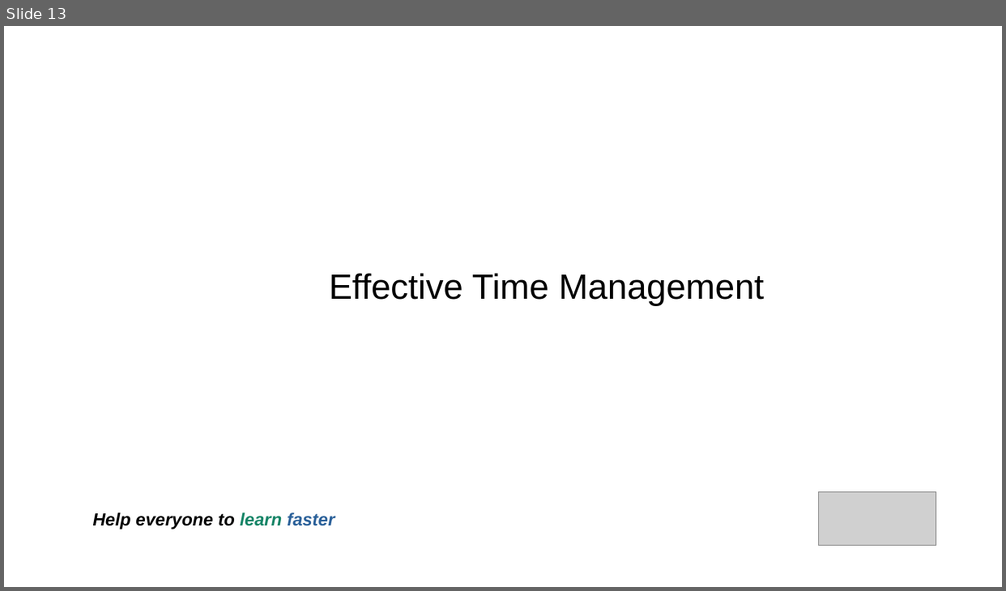
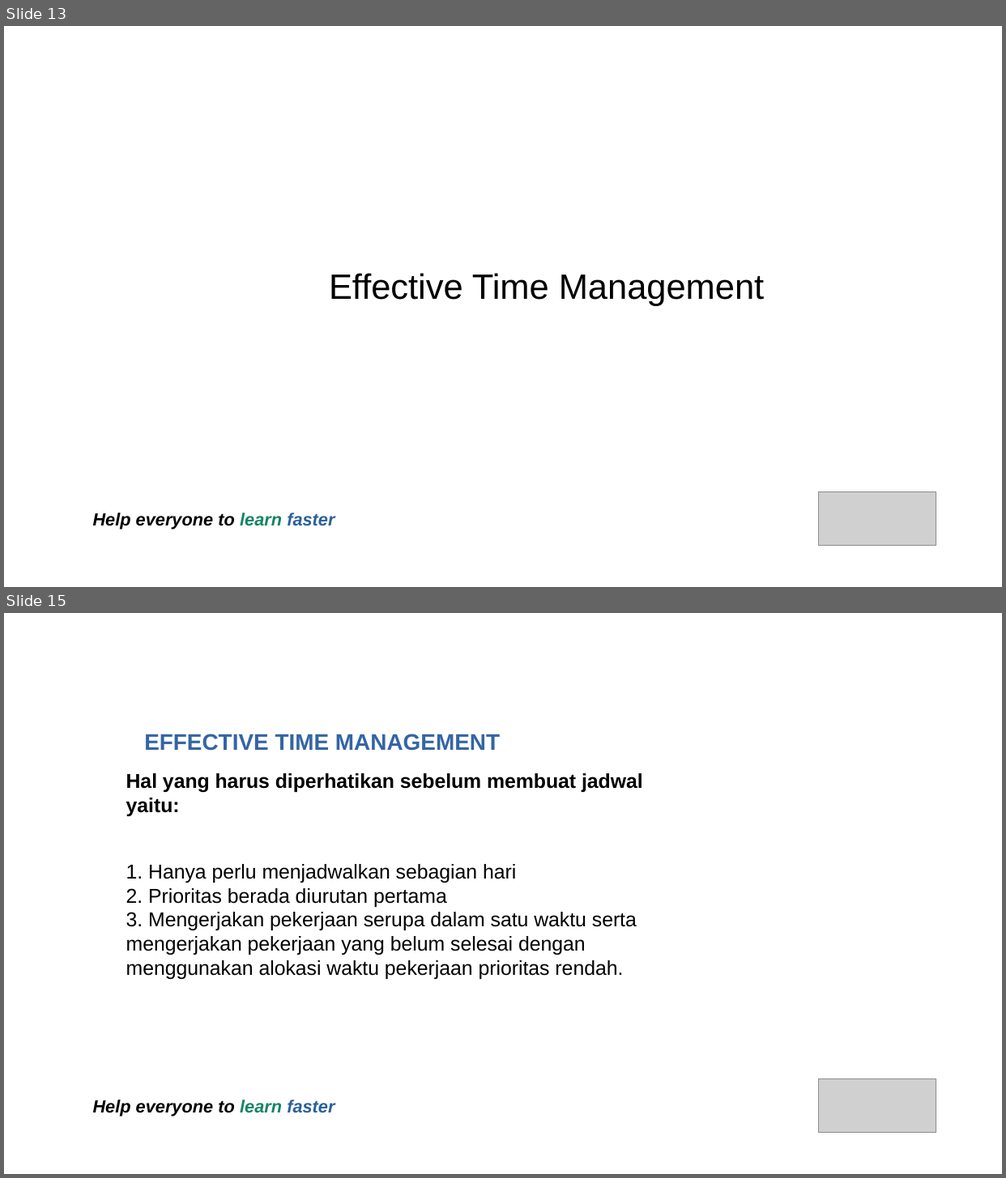
Before and after one commit to jejaksaid/course-flc, a slide deck: time-and-stress-management/sllide.odp. Shown one above the other, each under a label of ours: slide 13 before the commit, slides 13 and 15 after it; the slides between them are not shown. The pictures are 1006x591 and 1006x1178 pixels, drawn with LibreOffice and Linux fonts; fonts in the diff are those of the drawing; grey boxes stand for pictures; background and template pictures are left out. Boxes give left, top, right and bottom in pixels: in the first picture for what was removed or moved away, otherwise in the second. Text is boxed around its words. In the diff, an @@ line names an element or a change of style, - is before the commit and + after.

Commit message:
edited presentation

```diff
--- a/time-and-stress-management/sllide.odp
+++ b/time-and-stress-management/sllide.odp
@@ slide 15 added at (x1=4, y1=613, x2=1002, y2=1174), background picture (left out) @@
@@ text added at (x1=144, y1=734, x2=500, y2=751), 18 pt, text #3465A4, bold @@
+EFFECTIVE TIME MANAGEMENT
@@ text added at (x1=126, y1=773, x2=643, y2=816), 16 pt, text #000000, bold @@
+Hal yang harus diperhatikan sebelum membuat jadwal
+yaitu:
@@ text added at (x1=126, y1=864, x2=637, y2=979), 16 pt, text #000000 @@
+1. Hanya perlu menjadwalkan sebagian hari
+2. Prioritas berada diurutan pertama
+3. Mengerjakan pekerjaan serupa dalam satu waktu serta
+mengerjakan pekerjaan yang belum selesai dengan
+menggunakan alokasi waktu pekerjaan prioritas rendah.
@@ picture added at (x1=819, y1=1080, x2=936, y2=1134) @@
@@ text added at (x1=93, y1=1100, x2=334, y2=1116), 14 pt, text #000000, bold, italic @@
+Help everyone to learn faster
```
Also in this commit, not shown: 7 other slides added, 2 other files.
